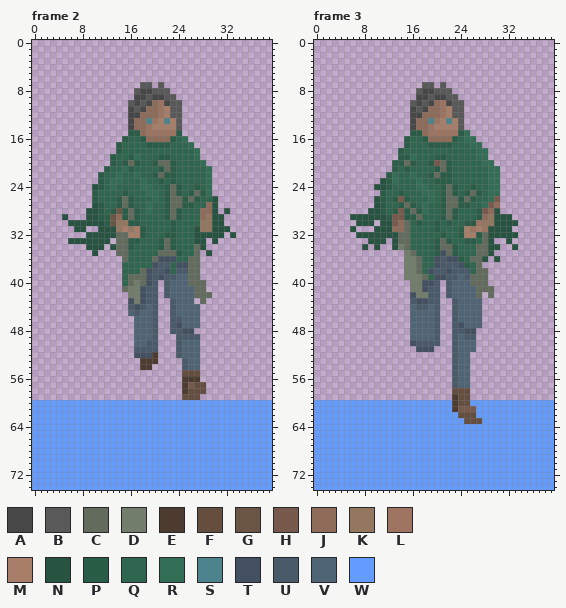
Pixel-art file: Todo/Arte/Player/Running front.ase. Above is the file before it was changed.
40x75 pixels, 5 frames. Colours within 5 levels of each other are drawn and written as one. Shown: frame 2, frame 3. The commit also changed other frames, which this record leaves out.
Palette (. is transparent): A #474747  B #595959  C #626b5c  D #727d6b  E #4d3b2f  F #664e3f  G #6b5646  H #785a4c  J #8f6c5a  K #94775f  L #9c7460  M #a87e68  N #265441  P #2a5d48  Q #2e664f  R #316e55  S #4d838c  T #435061  U #495b6b  V #4f6575  W #639bff
After the commit:
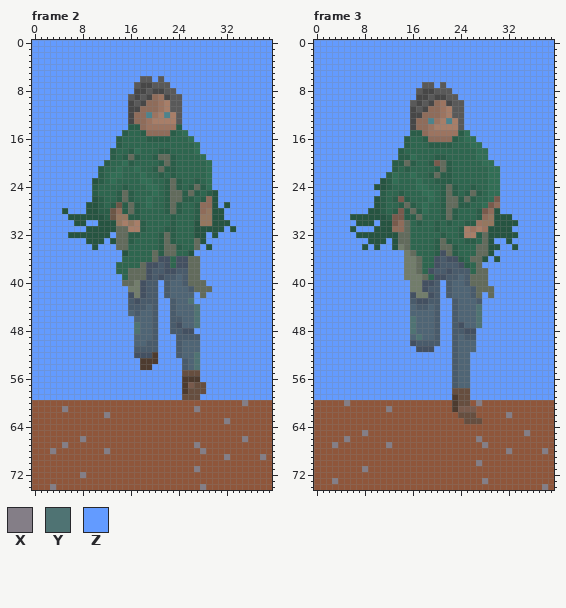
Colours new in this view: X #847e87  Y #4f7373  Z #639bff
The exact change:
colour W: #639bff -> #8f563b
Changed rows in their new state; - is a pixel that keeps its letter.
Frame 2:
first column x 0:
 0 ZZZZZZZZZZZZZZZZZZZZZZZZZZZZZZZZZZZZZZZZ
 1 ZZZZZZZZZZZZZZZZZZZZZZZZZZZZZZZZZZZZZZZZ
 2 ZZZZZZZZZZZZZZZZZZZZZZZZZZZZZZZZZZZZZZZZ
 3 ZZZZZZZZZZZZZZZZZZZZZZZZZZZZZZZZZZZZZZZZ
 4 ZZZZZZZZZZZZZZZZZZZZZZZZZZZZZZZZZZZZZZZZ
 5 ZZZZZZZZZZZZZZZZZZZZZZZZZZZZZZZZZZZZZZZZ
 6 ZZZZZZZZZZZZZZZZZZBBZBZZZZZZZZZZZZZZZZZZ
 7 ZZZZZZZZZZZZZZZZZBAAB-BZZZZZZZZZZZZZZZZZ
 8 ZZZZZZZZZZZZZZZZZA-BAA-BZZZZZZZZZZZZZZZZ
 9 ZZZZZZZZZZZZZZZZB-BAJLA-BZZZZZZZZZZZZZZZ
10 ZZZZZZZZZZZZZZZZABAJ--M--ZZZZZZZZZZZZZZZ
11 ZZZZZZZZZZZZZZZZ-AJ------ZZZZZZZZZZZZZZZ
12 ZZZZZZZZZZZZZZZZ-J-SLMSM-ZZZZZZZZZZZZZZZ
13 ZZZZZZZZZZZZZZZZ---LM-M--ZZZZZZZZZZZZZZZ
14 ZZZZZZZZZZZZZZZZPP--LLLLPZZZZZZZZZZZZZZZ
15 ZZZZZZZZZZZZZZZPQQPJJJJPQRZZZZZZZZZZZZZZ
16 ZZZZZZZZZZZZZZPQ--QPPPPQ-QRZZZZZZZZZZZZZ
17 ZZZZZZZZZZZZZZ-----QQQQ---QRZZZZZZZZZZZZ
18 ZZZZZZZZZZZZZPQ-PR---PP-----ZZZZZZZZZZZZ
19 ZZZZZZZZZZZZZ--PCP--PCCP---QRZZZZZZZZZZZ
20 ZZZZZZZZZZZZPQ-RPQ--QP------QRZZZZZZZZZZ
21 ZZZZZZZZZZZPQ-RQQR--PCP-------ZZZZZZZZZZ
22 ZZZZZZZZZZZ--R---QR-QPQ-------ZZZZZZZZZZ
23 ZZZZZZZZZZN---Q----R-QPCP--P--ZZZZZZZZZZ
24 ZZZZZZZZZZPQ-Q-P--Q-R-----PCP-ZZZZZZZZZZ
25 ZZZZZZZZZZ----PCP--Q----CPCPQPNZZZZZZZZZ
26 ZZZZZZZZZZNP-------RQ-----PQPJ-ZZZZZZZZZ
27 ZZZZZZZZZN---PGPCP------PQQPJ--ZNZZZZZZZ
28 ZZZZZNZZZ---PGJ----Q-------P-K-NZZZZZZZZ
29 ZZZZZZNNN--N--KKP-----QPQ--PK---ZZZZZZZZ
30 ZZZZZZZ--ZZ-NN-MKMP--------N----NZZZZZZZ
31 ZZZZZZZZZNN---CCM-----P-----NN--ZNZZZZZZ
32 ZZZZZZNNN----Z--PPQ--PC------Z-ZZZZZZZZZ
33 ZZZZZZZZZ---ZN---Q---------C-ZZZZZZZZZZZ
34 ZZZZZZZZZZ-ZZZ--Q------CP---ZNZZZZZZZZZZ
35 ZZZZZZZZZZZZZZZN----CP--Q-NZZZZZZZZZZZZZ
36 ZZZZZZZZZZZZZZZQ-------QTT--ZZZZZZZZZZZZ
37 ZZZZZZZZZZZZZZQ---CT--T-----ZZZZZZZZZZZZ
38 ZZZZZZZZZZZZZZQ-CC-----T----ZZZZZZZZZZZZ
39 ZZZZZZZZZZZZZZZ----------U--ZZZZZZZZZZZZ
40 ZZZZZZZZZZZZZZZC--TU-Z---U---ZZZZZZZZZZZ
41 ZZZZZZZZZZZZZZZZ-----Z----U--CZZZZZZZZZZ
42 ZZZZZZZZZZZZZZZZT----Z-----Z-ZZZZZZZZZZZ
43 ZZZZZZZZZZZZZZZZUTU--ZZ---YZZZZZZZZZZZZZ
44 ZZZZZZZZZZZZZZZZ-U---ZZ----YZZZZZZZZZZZZ
45 ZZZZZZZZZZZZZZZZ-----ZZ----YZZZZZZZZZZZZ
46 ZZZZZZZZZZZZZZZZZ----ZZ----YZZZZZZZZZZZZ
47 ZZZZZZZZZZZZZZZZZY---ZZ----YZZZZZZZZZZZZ
48 ZZZZZZZZZZZZZZZZZY---ZZ----ZZZZZZZZZZZZZ
49 ZZZZZZZZZZZZZZZZZ----ZZZ----ZZZZZZZZZZZZ
50 ZZZZZZZZZZZZZZZZZ----ZZZ----ZZZZZZZZZZZZ
51 ZZZZZZZZZZZZZZZZZ----ZZZ----ZZZZZZZZZZZZ
52 ZZZZZZZZZZZZZZZZZ----ZZZ---YZZZZZZZZZZZZ
53 ZZZZZZZZZZZZZZZZZZ---ZZZZ--YZZZZZZZZZZZZ
54 ZZZZZZZZZZZZZZZZZZ--ZZZZZ--YZZZZZZZZZZZZ
55 ZZZZZZZZZZZZZZZZZZZZZZZZZ---ZZZZZZZZZZZZ
56 ZZZZZZZZZZZZZZZZZZZZZZZZZ---ZZZZZZZZZZZZ
57 ZZZZZZZZZZZZZZZZZZZZZZZZZ----ZZZZZZZZZZZ
58 ZZZZZZZZZZZZZZZZZZZZZZZZZ----ZZZZZZZZZZZ
59 ZZZZZZZZZZZZZZZZZZZZZZZZZ---ZZZZZZZZZZZZ
60 -----------------------------------X----
61 -----X---------------------X------------
62 ------------X---------------------------
63 --------------------------------X-------
66 --------X--------------------------X----
67 -----X---------------------X------------
68 ---X--------X---------------X-----------
69 --------------------------------X-----X-
71 ---------------------------X------------
72 --------X-------------------------------
74 ---X------------------------X-----------
Frame 3, layers "Cuerpo", "Layer 1":
first column x 0:
 0 ZZZZZZZZZZZZZZZZZZZZZZZZZZZZZZZZZZZZZZZZ
 1 ZZZZZZZZZZZZZZZZZZZZZZZZZZZZZZZZZZZZZZZZ
 2 ZZZZZZZZZZZZZZZZZZZZZZZZZZZZZZZZZZZZZZZZ
 3 ZZZZZZZZZZZZZZZZZZZZZZZZZZZZZZZZZZZZZZZZ
 4 ZZZZZZZZZZZZZZZZZZZZZZZZZZZZZZZZZZZZZZZZ
 5 ZZZZZZZZZZZZZZZZZZZZZZZZZZZZZZZZZZZZZZZZ
 6 ZZZZZZZZZZZZZZZZZZZZZZZZZZZZZZZZZZZZZZZZ
 7 ZZZZZZZZZZZZZZZZZZ--Z-ZZZZZZZZZZZZZZZZZZ
 8 ZZZZZZZZZZZZZZZZZ------ZZZZZZZZZZZZZZZZZ
 9 ZZZZZZZZZZZZZZZZZ-------ZZZZZZZZZZZZZZZZ
10 ZZZZZZZZZZZZZZZZ---------ZZZZZZZZZZZZZZZ
11 ZZZZZZZZZZZZZZZZ---------ZZZZZZZZZZZZZZZ
12 ZZZZZZZZZZZZZZZZ---------ZZZZZZZZZZZZZZZ
13 ZZZZZZZZZZZZZZZZ---------ZZZZZZZZZZZZZZZ
14 ZZZZZZZZZZZZZZZZ---------ZZZZZZZZZZZZZZZ
15 ZZZZZZZZZZZZZZZZ----------ZZZZZZZZZZZZZZ
16 ZZZZZZZZZZZZZZZ------------ZZZZZZZZZZZZZ
17 ZZZZZZZZZZZZZZZ-------------ZZZZZZZZZZZZ
18 ZZZZZZZZZZZZZZ---------------ZZZZZZZZZZZ
19 ZZZZZZZZZZZZZZ---------------ZZZZZZZZZZZ
20 ZZZZZZZZZZZZZ-----------------ZZZZZZZZZZ
21 ZZZZZZZZZZZZZ------------------ZZZZZZZZZ
22 ZZZZZZZZZZZZ-------------------ZZZZZZZZZ
23 ZZZZZZZZZZZ--------------------ZZZZZZZZZ
24 ZZZZZZZZZZ---------------------ZZZZZZZZZ
25 ZZZZZZZZZZZ--------------------ZZZZZZZZZ
26 ZZZZZZZZZZ---------------------ZZZZZZZZZ
27 ZZZZZZZZZZ---------------------ZZZZZZZZZ
28 ZZZZZZZZZ----------------------ZZZZZZZZZ
29 ZZZZZZ---------------------------ZZZZZZZ
30 ZZZZZZZ---Z-----------------------ZZZZZZ
31 ZZZZZZ-ZZZ-----------------------ZZZZZZZ
32 ZZZZZZZ---------------------------ZZZZZZ
33 ZZZZZZZZZ---Z-----------------ZZ-ZZZZZZZ
34 ZZZZZZZZ-Z-ZZ------------------ZZ-ZZZZZZ
35 ZZZZZZZZZZZZZZZ---------------ZZZZZZZZZZ
36 ZZZZZZZZZZZZZZZ--------------Z-ZZZZZZZZZ
37 ZZZZZZZZZZZZZZZ-------------ZZZZZZZZZZZZ
38 ZZZZZZZZZZZZZZZ--------------ZZZZZZZZZZZ
39 ZZZZZZZZZZZZZZZ--------------ZZZZZZZZZZZ
40 ZZZZZZZZZZZZZZZZ-----Z---U---ZZZZZZZZZZZ
41 ZZZZZZZZZZZZZZZZ-----Z----U---ZZZZZZZZZZ
42 ZZZZZZZZZZZZZZZZ---T-Z----U-Z-ZZZZZZZZZZ
43 ZZZZZZZZZZZZZZZZ-----ZZ----UZZZZZZZZZZZZ
44 ZZZZZZZZZZZZZZZZ-----ZZ----YZZZZZZZZZZZZ
45 ZZZZZZZZZZZZZZZZ-----ZZ----YZZZZZZZZZZZZ
46 ZZZZZZZZZZZZZZZZY----ZZ----YZZZZZZZZZZZZ
47 ZZZZZZZZZZZZZZZZY----ZZ----YZZZZZZZZZZZZ
48 ZZZZZZZZZZZZZZZZY----ZZ----ZZZZZZZZZZZZZ
49 ZZZZZZZZZZZZZZZZ-Y---ZZ----ZZZZZZZZZZZZZ
50 ZZZZZZZZZZZZZZZZ-----ZZ----ZZZZZZZZZZZZZ
51 ZZZZZZZZZZZZZZZZZ---ZZZ----ZZZZZZZZZZZZZ
52 ZZZZZZZZZZZZZZZZZZZZZZZ---ZZZZZZZZZZZZZZ
53 ZZZZZZZZZZZZZZZZZZZZZZZ---ZZZZZZZZZZZZZZ
54 ZZZZZZZZZZZZZZZZZZZZZZZ---ZZZZZZZZZZZZZZ
55 ZZZZZZZZZZZZZZZZZZZZZZZ---ZZZZZZZZZZZZZZ
56 ZZZZZZZZZZZZZZZZZZZZZZZ---ZZZZZZZZZZZZZZ
57 ZZZZZZZZZZZZZZZZZZZZZZZ---ZZZZZZZZZZZZZZ
58 ZZZZZZZZZZZZZZZZZZZZZZZ---ZZZZZZZZZZZZZZ
59 ZZZZZZZZZZZZZZZZZZZZZZZ---ZZZZZZZZZZZZZZ
60 -----X---------------------X------------
61 ------------X---------------------------
62 --------------------------------X-------
65 --------X--------------------------X----
66 -----X---------------------X------------
67 ---X--------X---------------X-----------
68 --------------------------------X-----X-
70 ---------------------------X------------
71 --------X-------------------------------
73 ---X------------------------X-----------
74 --------------------------------------X-
Changed places in both pictures, as pixel boxes (x1, y1, x2, y2):
changed: (32, 40, 272, 490)
changed: (314, 40, 554, 490)
